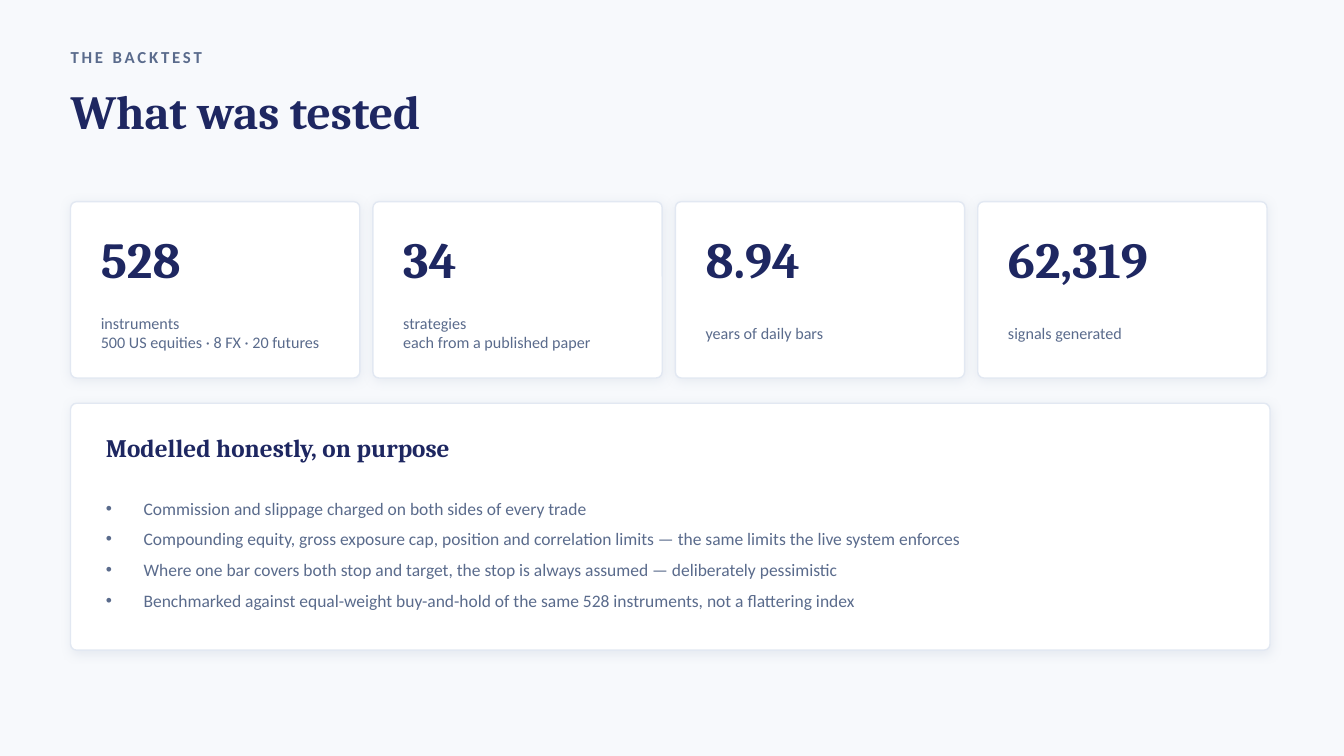
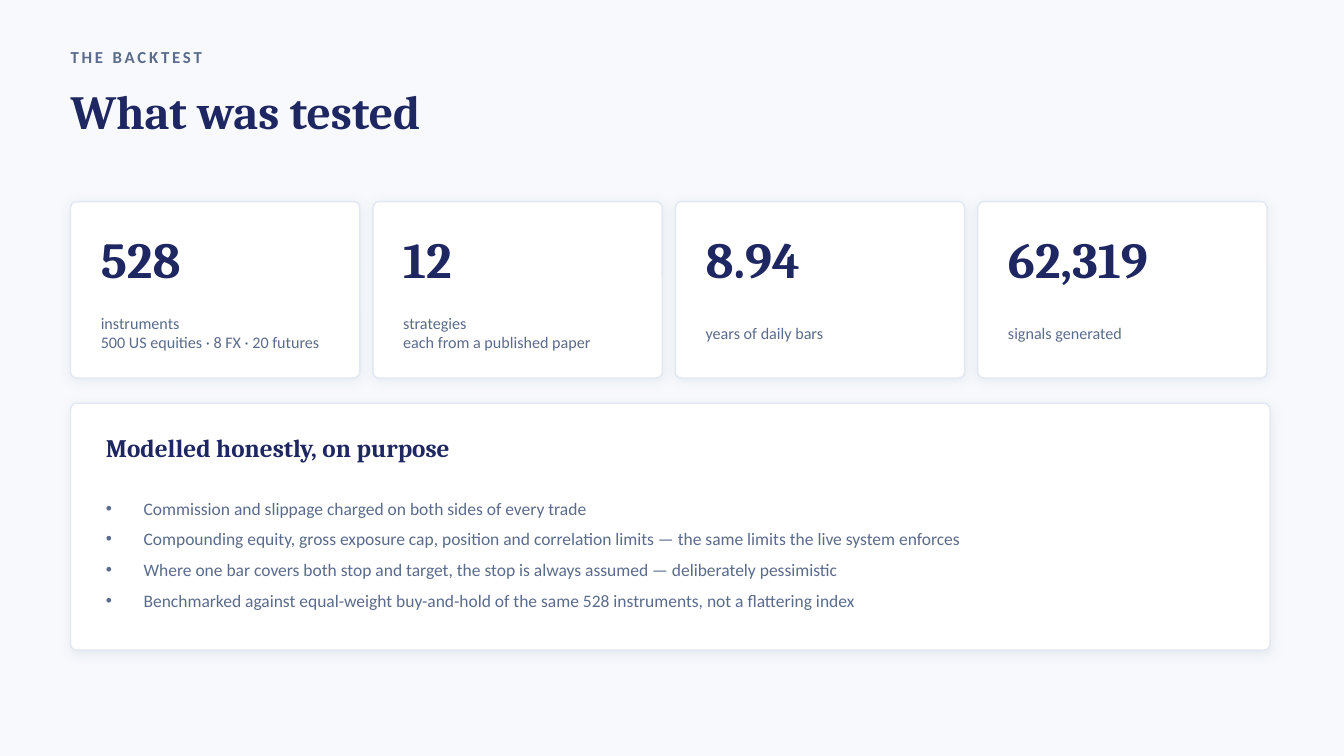
Before and after one commit to Thatva1/fabel5-, a slide deck: slide 5 of investor-pack/Trade-Assistant-Investor-Deck.pptx. Drawn at 1344x756 pixels with LibreOffice and Linux fonts; fonts in the diff are those of the drawing. Boxes give left, top, right and bottom in pixels: in the first picture for what was removed or moved away, otherwise in the second. Text is boxed around its words. In the diff, an @@ line names an element or a change of style, - is before the commit and + after.

```diff
--- a/investor-pack/Trade-Assistant-Investor-Deck.pptx
+++ b/investor-pack/Trade-Assistant-Investor-Deck.pptx
@@ text at (403, 244, 452, 278): text changed @@
-34
+12
```
Also in this commit, not shown: 3 other slides changed, 1 other file.
